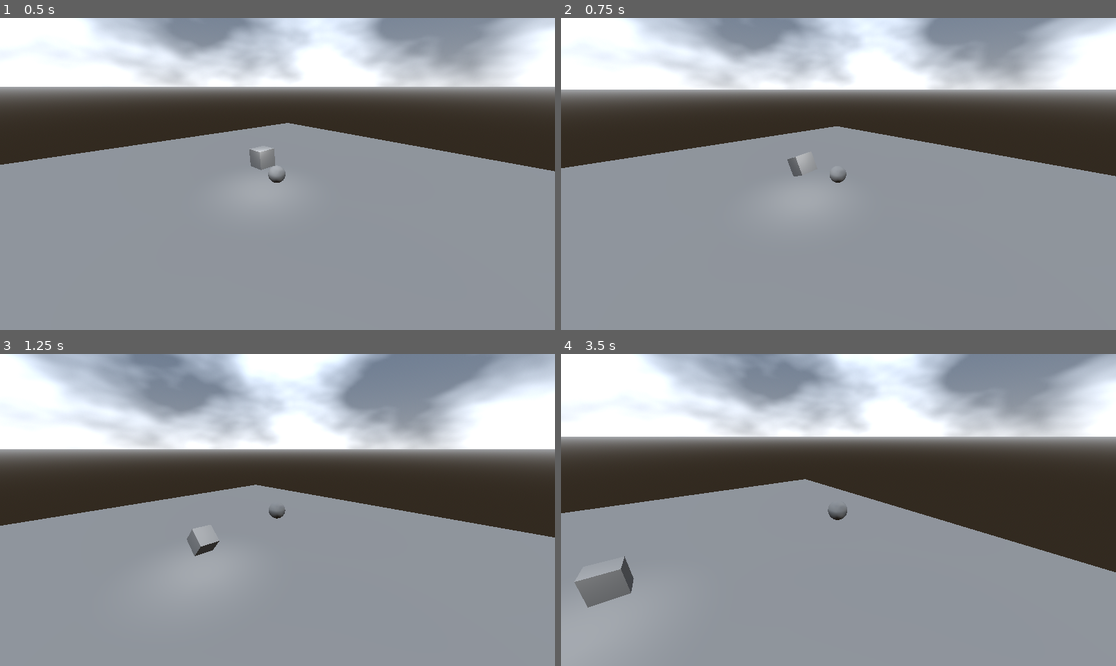
Above: before the commit, frames 1-4 (two rows, left to right).
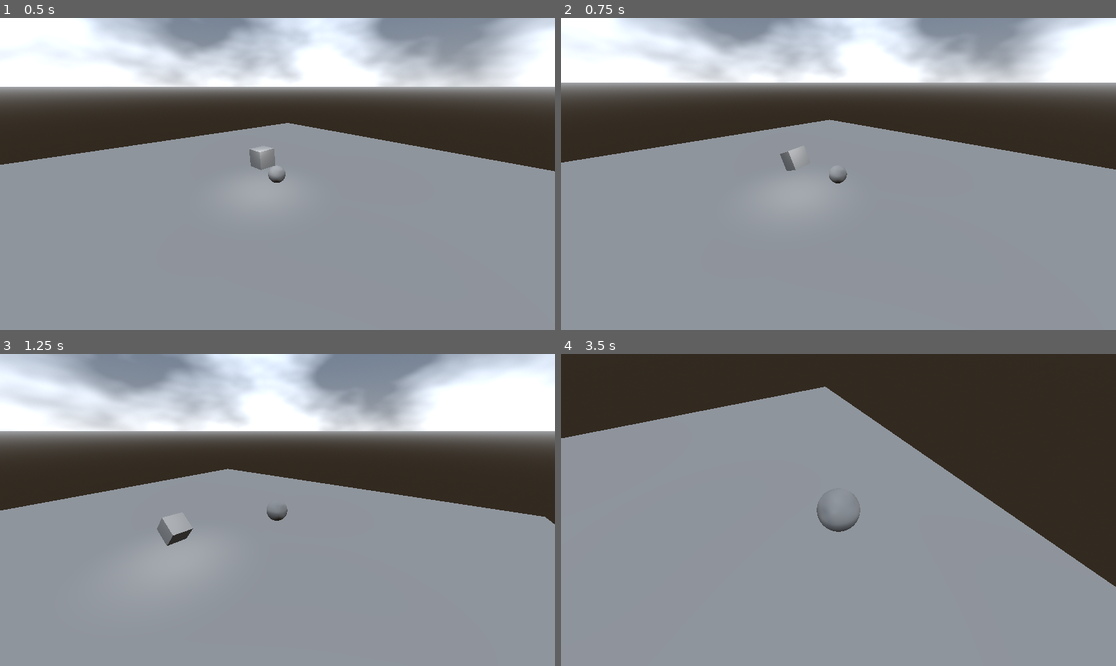
Above: after the commit, the same moments.

Repository: sjgillGit/GWJ-68
Game: Godot game, scene res://Scenes/3d_move_template.tscn
Same seed, same stepped clock (60 frames per second), same inputs: the game is played once before the commit and once after it. The project has no main scene, so this scene is started directly.
Inputs:
- Up to frame 1 (0.5 s): no input
- Up to frame 2 (0.75 s): hold D (move_right) from 0.53 s (still down); tap Shift (move_sprint) at 0.6 s
- Up to frame 3 (1.25 s): keep holding D (move_right); tap Space (move_jump) at 0.77 s
- Up to frame 4 (3.5 s): release D (move_right) at 1.28 s; hold S (move_down) 1.28-2.03 s; tap Shift (move_sprint) at 1.35, 2.1, 2.85 s; tap Space (move_jump) at 1.52, 3.02 s; hold D (move_right) 2.03-2.78 s; hold W (move_up) from 2.78 s (still down)

Frame 1 is identical in both runs. In frame 2, 11% of the frame differs, in the area x 0-100%, y 0-54%; in frame 3, 29%; in frame 4, 44%, in the area x 0-100%, y 0-82%.

Commit message:
Player_Movement allowed "codeless" attaching of "current camera" to player. Modified player movement to coincide with camera angle if camera says so.

Diff:
--- a/Scripts/player.gd
+++ b/Scripts/player.gd
@@ -2,6 +2,9 @@
 
 @export
 var SPEED: float = 5.0
+@export
+var current_camera: Camera3D = null
+
 const SPRINT_MOD: float = 2.0
 const JUMP_VELOCITY: float = 4.5
 const FORCE_MULTIPLIER: float = 0.001
@@ -22,6 +25,17 @@
 func handle_jump_input():
 	if Input.is_action_just_pressed("move_jump") and is_on_floor():
 		velocity.y = JUMP_VELOCITY
+
+func calculate_final_direction(camera):
+	var input_dir = Input.get_vector("move_left", "move_right", "move_up", "move_down")
+	var direction = (transform.basis * Vector3(input_dir.x, 0, input_dir.y)).normalized()
+
+	if camera != null && camera.is_player_movement_adjusted:
+		var camera_basis = camera.get_global_transform().basis
+		#var camera_angle = camera_basis.z
+		direction = (camera_basis * direction).normalized()
+
+	return direction
 
 func modify_speed_for_sprint():
 	if Input.is_action_just_pressed("move_sprint"):
@@ -55,12 +69,8 @@
 
 	handle_jump_input()
 
-	# Get the input direction and handle the movement/deceleration.
-	var input_dir = Input.get_vector("move_left", "move_right", "move_up", "move_down")
-	var direction = (transform.basis * Vector3(input_dir.x, 0, input_dir.y)).normalized()
-
+	var direction = calculate_final_direction(current_camera)
 	var speed = modify_speed_for_sprint()
-
 	apply_movement(delta, direction, speed)
 
 	move_and_slide()
